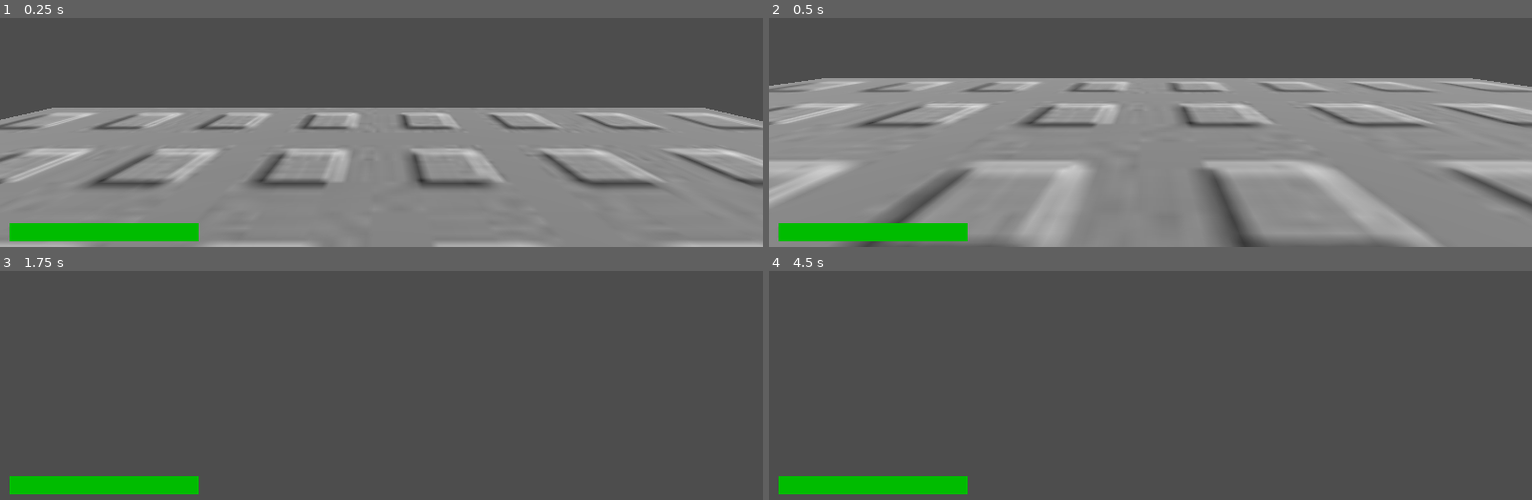
Above: before the commit, frames 1-4 (two rows, left to right).
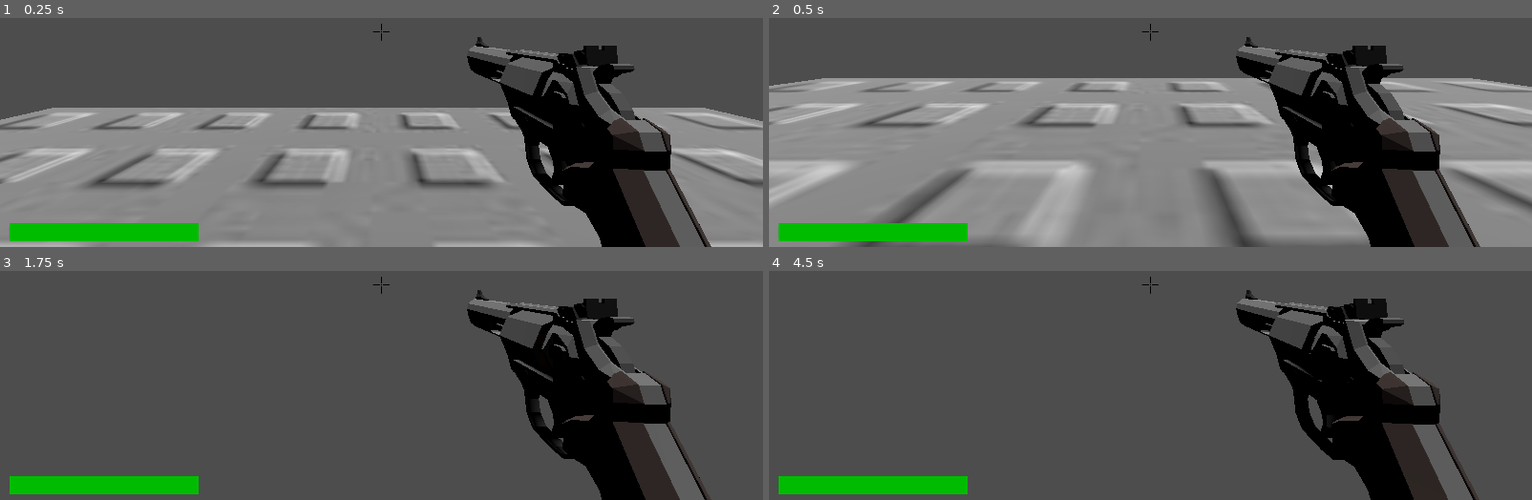
Above: after the commit, the same moments.

Repository: zeemongteng/FPS-in-2025-is-crazy
Game: Godot game, scene res://scene/testing_ground.tscn
Two runs of this game, one before a commit and one after it. Both use one fixed random seed, a clock stepped at 60 frames per second and the inputs below.
Inputs (mouse positions are in pixels of both pictures, inside the frame that each line leads up to):
- Up to frame 1 (0.25 s): no input
- Up to frame 2 (0.5 s): no input
- Up to frame 3 (1.75 s): tap Enter (ui_accept) at 0.5, 0.77, 1.52 s; move the mouse to (419, 284) at 0.52 s; hold Up (ui_up) from 0.53 s (still down); click (419, 284) at 0.6 s; move the mouse to (343, 287) at 1.27 s; click (343, 287) at 1.35 s
- Up to frame 4 (4.5 s): keep holding Up (ui_up); tap Enter (ui_accept) at 2, 2.75, 3.02, 3.5, 3.77, 4.25 s; move the mouse to (1165, 277) at 2.02 s; click (1165, 277) at 2.1 s; move the mouse to (1142, 291) at 2.77 s; click (1142, 291) at 2.85 s; move the mouse to (1203, 291) at 3.52 s; click (1203, 291) at 3.6 s; move the mouse to (1089, 280) at 4.27 s; click (1089, 280) at 4.35 s

The runs differ from the first frame. In frame 1, 13% of the frame differs, in the area x 48-94%, y 2-100%; in frame 2, 14%; in frame 3, 11%; in frame 4, 11%.

Commit message:
Add weapon component and shooting functionality
Introduces weapon_component.tscn and associated GDScript files for weapon logic and shooting functionality. Adds crosshair asset and low-poly Kimber K6S model with license. Updates project and editor configuration to include new assets and scripts.

Diff:
--- a/project.godot
+++ b/project.godot
@@ -49,3 +49,14 @@
 , Object(InputEventKey,"resource_local_to_scene":false,"resource_name":"","device":-1,"window_id":0,"alt_pressed":false …(183 unchanged characters)…
 ]
 }
+left_mouse_button={
+"deadzone": 0.5,
+"events": [Object(InputEventMouseButton,"resource_local_to_scene":false,"resource_name":"","device":-1,"window_id":0,"alt_pressed":false,"shift_pressed":false,"ctrl_pressed":false,"meta_pressed":false,"button_mask":1,"position":Vector2(718, 23),"global_position":Vector2(737, 119),"factor":1.0,"button_index":1,"canceled":false,"pressed":true,"double_click":false,"script":null)
+]
+}
+
+[layer_names]
+
+3d_physics/layer_1="Floor"
+3d_physics/layer_5="Player's Hurtbox"
+3d_physics/layer_6="Enemy's Hurtbox"
--- a/scene/player.tscn
+++ b/scene/player.tscn
@@ -1,12 +1,12 @@
-[gd_scene load_steps=9 format=3 uid="uid://wl31yirtr8gs"]
+[gd_scene load_steps=12 format=3 uid="uid://wl31yirtr8gs"]
 
 [ext_resource type="Script" uid="uid://bc5hm1jtqj8rq" path="res://script/player.gd" id="1_fvtld"]
 [ext_resource type="Script" uid="uid://cj4vqdx6vhjyn" path="res://script/health_component.gd" id="2_ct4mp"]
-[ext_resource type="Script" uid="uid://bofsogoj6y2si" path="res://HP_bar.gd" id="2_s4jxa"]
-[ext_resource type="Script" uid="uid://dtxij87jbkl7h" path="res://script/hurtbox.gd" id="3_s4jxa"]
-
-[sub_resource type="StyleBoxFlat" id="StyleBoxFlat_ct4mp"]
-bg_color = Color(0, 0.73667276, 0, 1)
+[ext_resource type="Script" uid="uid://2mafruolj7tc" path="res://script/shoot_function.gd" id="2_hp4bs"]
+[ext_resource type="Script" uid="uid://bofsogoj6y2si" path="res://script/HP_bar.gd" id="2_s4jxa"]
+[ext_resource type="Texture2D" uid="uid://dk4t66eddv6ri" path="res://asset/crosshair.png" id="3_oh5ij"]
+[ext_resource type="Script" uid="uid://dtxij87jbkl7h" path="res://script/hitbox.gd" id="3_s4jxa"]
+[ext_resource type="PackedScene" uid="uid://vjkgqlha66n6" path="res://scene/weapon_component.tscn" id="6_oh5ij"]
 
 [sub_resource type="CapsuleMesh" id="CapsuleMesh_oh5ij"]
 radius = 0.6
@@ -17,8 +17,37 @@
 [sub_resource type="CapsuleShape3D" id="CapsuleShape3D_g2vtq"]
 radius = 0.6
 
+[sub_resource type="StyleBoxFlat" id="StyleBoxFlat_ct4mp"]
+bg_color = Color(0, 0.73667276, 0, 1)
+
 [node name="Player" type="CharacterBody3D"]
 script = ExtResource("1_fvtld")
+
+[node name="ShootFunction" type="Node" parent="." node_paths=PackedStringArray("hitscan")]
+script = ExtResource("2_hp4bs")
+hitscan = NodePath("../Camera3D/RayCast3D")
+
+[node name="HealthComponent" type="Node" parent="." node_paths=PackedStringArray("hurtbox")]
+script = ExtResource("2_ct4mp")
+hurtbox = NodePath("../Hurtbox")
+
+[node name="Mesh" type="MeshInstance3D" parent="."]
+transform = Transform3D(1, 0, 0, 0, 0.9998561, -0.016963786, 0, 0.016963786, 0.9998561, 0, 1.0395035, 0)
+visible = false
+mesh = SubResource("CapsuleMesh_oh5ij")
+
+[node name="Hurtbox" type="Area3D" parent="."]
+transform = Transform3D(1, 0, 0, 0, 1, 0, 0, 0, 1, 0, 1.8881311, 0)
+script = ExtResource("3_s4jxa")
+
+[node name="CollisionShape3D" type="CollisionShape3D" parent="Hurtbox"]
+transform = Transform3D(1, 0, 0, 0, 1, 0, 0, 0, 1, -0.008911133, -0.8409424, -0.0018615723)
+shape = SubResource("BoxShape3D_hp4bs")
+debug_color = Color(0, 1, 0.007843138, 0.41960785)
+
+[node name="MeshCollision" type="CollisionShape3D" parent="."]
+transform = Transform3D(1, 0, 0, 0, 1, 0, 0, 0, 1, 0, 1.0533457, 0)
+shape = SubResource("CapsuleShape3D_g2vtq")
 
 [node name="CanvasLayer" type="CanvasLayer" parent="."]
 
@@ -38,26 +67,29 @@
 script = ExtResource("2_s4jxa")
 HealthComponent = NodePath("../../HealthComponent")
 
-[node name="HealthComponent" type="Node" parent="." node_paths=PackedStringArray("hurtbox")]
-script = ExtResource("2_ct4mp")
-hurtbox = NodePath("../Hurtbox")
-
-[node name="Mesh" type="MeshInstance3D" parent="."]
-transform = Transform3D(1, 0, 0, 0, 0.9998561, -0.016963786, 0, 0.016963786, 0.9998561, 0, 1.0395035, 0)
-mesh = SubResource("CapsuleMesh_oh5ij")
-
-[node name="Hurtbox" type="Area3D" parent="."]
-transform = Transform3D(1, 0, 0, 0, 1, 0, 0, 0, 1, 0, 1.8881311, 0)
-script = ExtResource("3_s4jxa")
-
-[node name="CollisionShape3D" type="CollisionShape3D" parent="Hurtbox"]
-transform = Transform3D(1, 0, 0, 0, 1, 0, 0, 0, 1, -0.008911133, -0.8409424, -0.0018615723)
-shape = SubResource("BoxShape3D_hp4bs")
-debug_color = Color(0, 1, 0.007843138, 0.41960785)
-
-[node name="MeshCollision" type="CollisionShape3D" parent="."]
-transform = Transform3D(1, 0, 0, 0, 1, 0, 0, 0, 1, 0, 1.0533457, 0)
-shape = SubResource("CapsuleShape3D_g2vtq")
+[node name="TextureRect" type="TextureRect" parent="CanvasLayer"]
+anchors_preset = 8
+anchor_left = 0.5
+anchor_top = 0.5
+anchor_right = 0.5
+anchor_bottom = 0.5
+offset_left = -256.0
+offset_top = -256.0
+offset_right = 256.0
+offset_bottom = 256.0
+grow_horizontal = 2
+grow_vertical = 2
+scale = Vector2(0.05, 0.05)
+pivot_offset = Vector2(256, 255)
+texture = ExtResource("3_oh5ij")
 
 [node name="Camera3D" type="Camera3D" parent="."]
 transform = Transform3D(1, 0, 0, 0, 1, 0, 0, 0, 1, 0, 1.3752909, -0.6959814)
+
+[node name="WeaponComponent" parent="Camera3D" instance=ExtResource("6_oh5ij")]
+
+[node name="RayCast3D" type="RayCast3D" parent="Camera3D"]
+enabled = false
+target_position = Vector3(0, 0, -10)
+collide_with_areas = true
+collide_with_bodies = false
--- /dev/null
+++ b/scene/weapon_component.tscn
@@ -0,0 +1,53 @@
+[gd_scene load_steps=6 format=3 uid="uid://vjkgqlha66n6"]
+
+[ext_resource type="Script" uid="uid://dendocwl7n5dw" path="res://script/weapon_component.gd" id="1_l0aut"]
+[ext_resource type="PackedScene" uid="uid://dqexjlkyrccnt" path="res://asset/low-poly_kimber_k6s/scene.gltf" id="1_lrje7"]
+
+[sub_resource type="Animation" id="Animation_ogril"]
+resource_name = "shoot"
+length = 0.13333501
+step = 0.016666668
+tracks/0/type = "value"
+tracks/0/imported = false
+tracks/0/enabled = true
+tracks/0/path = NodePath("Gun:rotation")
+tracks/0/interp = 1
+tracks/0/loop_wrap = true
+tracks/0/keys = {
+"times": PackedFloat32Array(0, 0.033333335, 0.11666667),
+"transitions": PackedFloat32Array(0.26794347, 0.37892905, 1),
+"update": 0,
+"values": [Vector3(0, 1.5707964, 0), Vector3(0, 1.5707964, 0.34906584), Vector3(0, 1.5707964, 0)]
+}
+
+[sub_resource type="Animation" id="Animation_8b82e"]
+length = 0.001
+tracks/0/type = "value"
+tracks/0/imported = false
+tracks/0/enabled = true
+tracks/0/path = NodePath("Gun:rotation")
+tracks/0/interp = 1
+tracks/0/loop_wrap = true
+tracks/0/keys = {
+"times": PackedFloat32Array(0),
+"transitions": PackedFloat32Array(1),
+"update": 0,
+"values": [Vector3(0, 1.5707964, 0)]
+}
+
+[sub_resource type="AnimationLibrary" id="AnimationLibrary_p0d2r"]
+_data = {
+&"RESET": SubResource("Animation_8b82e"),
+&"shoot": SubResource("Animation_ogril")
+}
+
+[node name="WeaponComponent" type="Node3D"]
+script = ExtResource("1_l0aut")
+
+[node name="Gun" parent="." instance=ExtResource("1_lrje7")]
+transform = Transform3D(-8.742278e-09, 0, 0.2, 0, 0.2, 0, -0.2, 0, -8.742278e-09, 0.42915154, -0.31403232, -0.78337765)
+
+[node name="AnimationPlayer" type="AnimationPlayer" parent="."]
+libraries = {
+&"": SubResource("AnimationLibrary_p0d2r")
+}
--- a/script/hitbox.gd
+++ b/script/hitbox.gd
@@ -1,7 +1,18 @@
 extends Area3D
 class_name Hitbox
 
-signal damaged(attack: Attack)
+signal hit_enemy
 
-func damage(attack: Attack):
-	damaged.emit(attack)
+@onready var projectile = get_owner()
+
+func _ready() -> void:
+	area_entered.connect(on_area_entered)
+
+func on_area_entered(area: Area3D):
+	if area is Hurtbox:
+		var attack := Attack.new()
+		attack.damage = projectile.damage
+
+		area.damage(attack)
+
+		hit_enemy.emit()
--- a/script/hurtbox.gd
+++ b/script/hurtbox.gd
@@ -1,20 +1,7 @@
 extends Area3D
 class_name Hurtbox
 
-signal hit_enemy
+signal damaged(attack: Attack)
 
-
-@onready var projectile = get_owner()
-
-
-func _ready() -> void:
-	area_entered.connect(on_area_entered)
-
-func on_area_entered(area: Area3D):
-	if area is Hitbox:
-		var attack := Attack.new()
-		attack.damage = projectile.damage
-
-		area.damage(attack)
-
-		hit_enemy.emit()
+func damage(attack: Attack):
+	damaged.emit(attack)
--- /dev/null
+++ b/script/shoot_function.gd
@@ -0,0 +1,21 @@
+extends Node
+
+@export var hitscan: RayCast3D
+
+func _process(_delta: float) -> void:
+	if Input.is_action_just_pressed("left_mouse_button"):
+		shoot()
+
+func shoot():
+	hitscan.enabled = true
+	hitscan.force_raycast_update()
+
+	if hitscan.is_colliding():
+		var target = hitscan.get_collider()
+
+		if target is Hurtbox:
+			var attack = Attack.new()
+			attack.damage = 10
+			target.damage(attack)
+
+	hitscan.enabled = false
--- /dev/null
+++ b/script/weapon_component.gd
@@ -0,0 +1,9 @@
+extends Node3D
+
+func _process(_delta: float) -> void:
+	if Input.is_action_just_pressed("left_mouse_button"):
+		shoot()
+
+
+func shoot():
+	$AnimationPlayer.play("shoot")
Binary file added: asset/crosshair.png
Not shown, added: asset/crosshair.png.import
Binary file added: asset/ghoul/source/ghoul@idles.fbx
Not shown, added: asset/ghoul/source/ghoul@idles.fbx.import
Binary file added: asset/ghoul/textures/ghoulAO.png
Not shown, added: asset/ghoul/textures/ghoulAO.png.import
Binary file added: asset/ghoul/textures/ghoulColor.png
Not shown, added: asset/ghoul/textures/ghoulColor.png.import
Binary file added: asset/ghoul/textures/ghoulMetallic.png
Not shown, added: asset/ghoul/textures/ghoulMetallic.png.import
Binary file added: asset/ghoul/textures/ghoulNormal.png
Not shown, added: asset/ghoul/textures/ghoulNormal.png.import
(and 18 more such lines)
